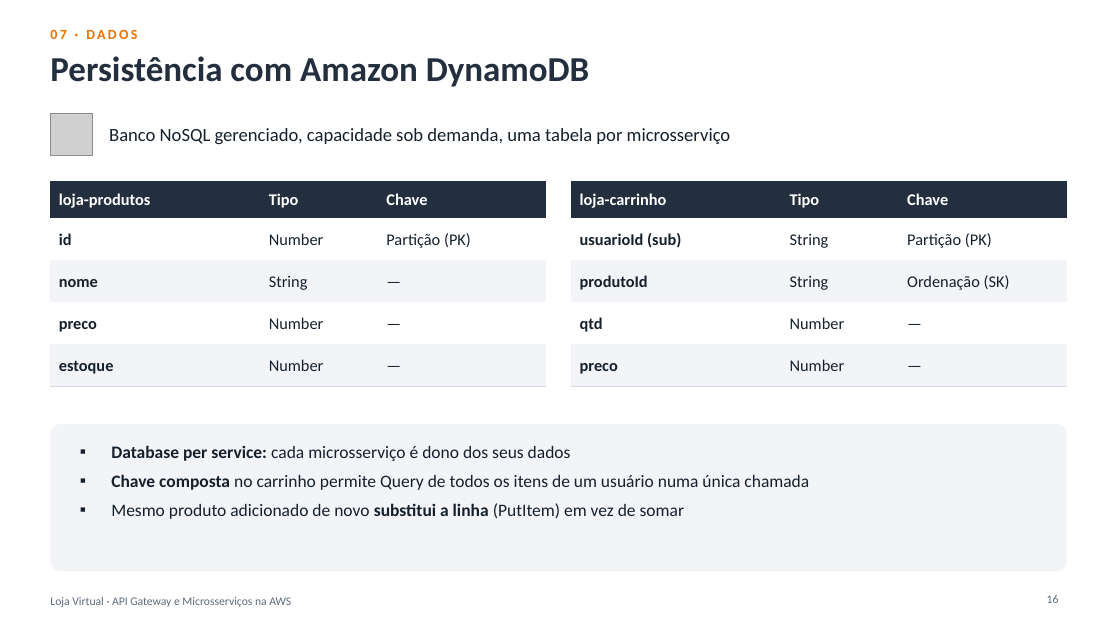
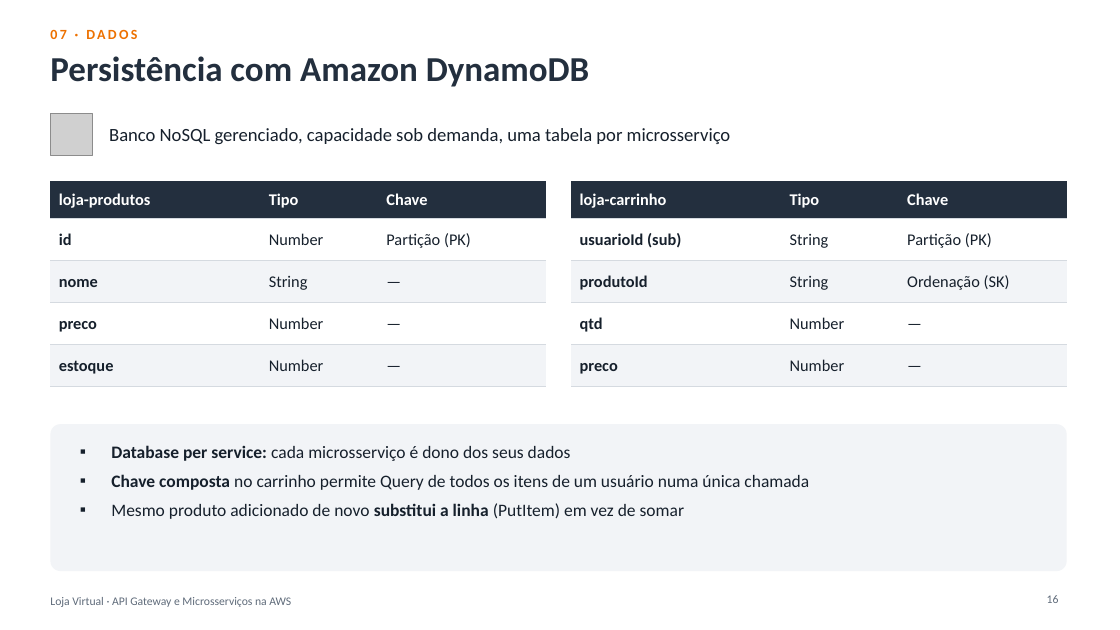
Before and after one commit to joaopedro-albuquerque/loja-api-gateway, a slide deck: slide 16 of entrega/apresentacao.pptx. Drawn at 1120x630 pixels with LibreOffice and Linux fonts; fonts in the diff are those of the drawing; grey boxes stand for pictures. Boxes give left, top, right and bottom in pixels: in the first picture for what was removed or moved away, otherwise in the second. Text is boxed around its words. In the diff, an @@ line names an element or a change of style, - is before the commit and + after.

```diff
--- a/entrega/apresentacao.pptx
+++ b/entrega/apresentacao.pptx
@@ table at (x1=50, y1=181, x2=546, y2=386) @@
@@ borders changed @@
@@ table at (x1=571, y1=181, x2=1067, y2=386) @@
@@ borders changed @@
```
Also in this commit, not shown: 6 other slides changed, 1 other file.
